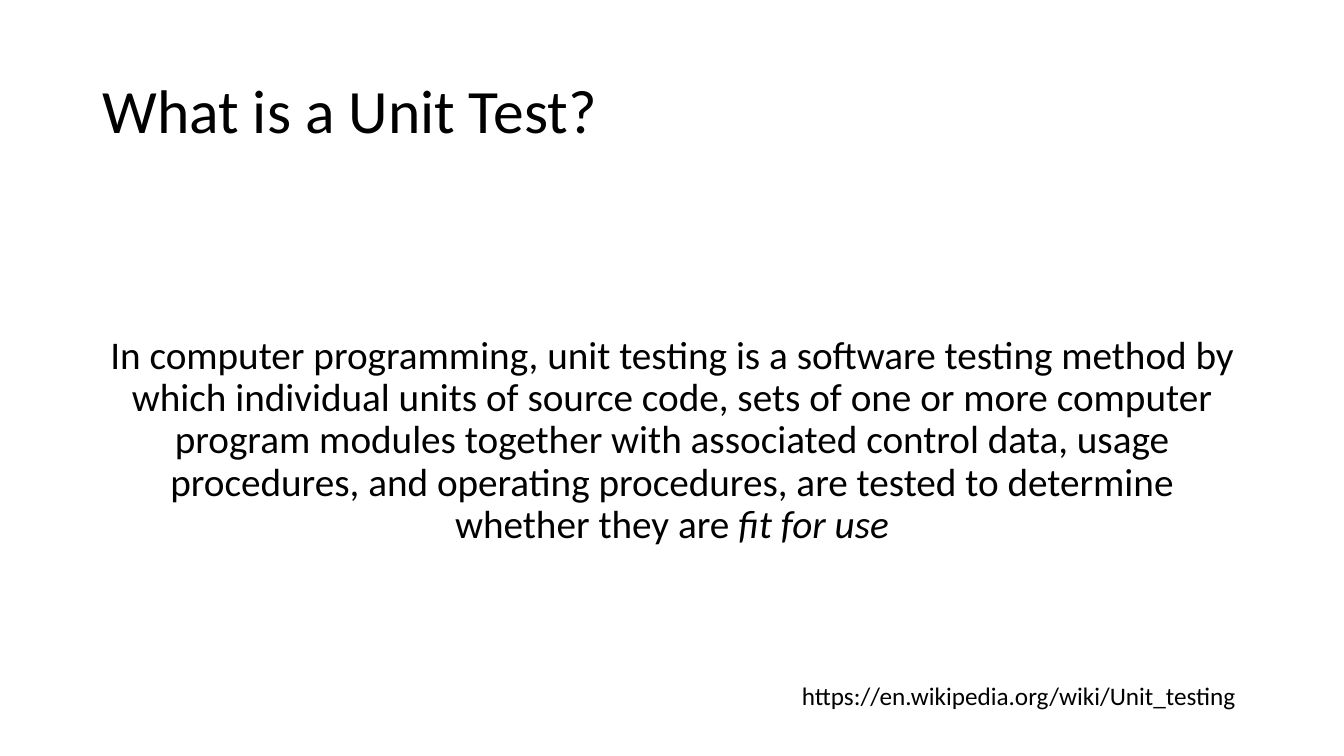
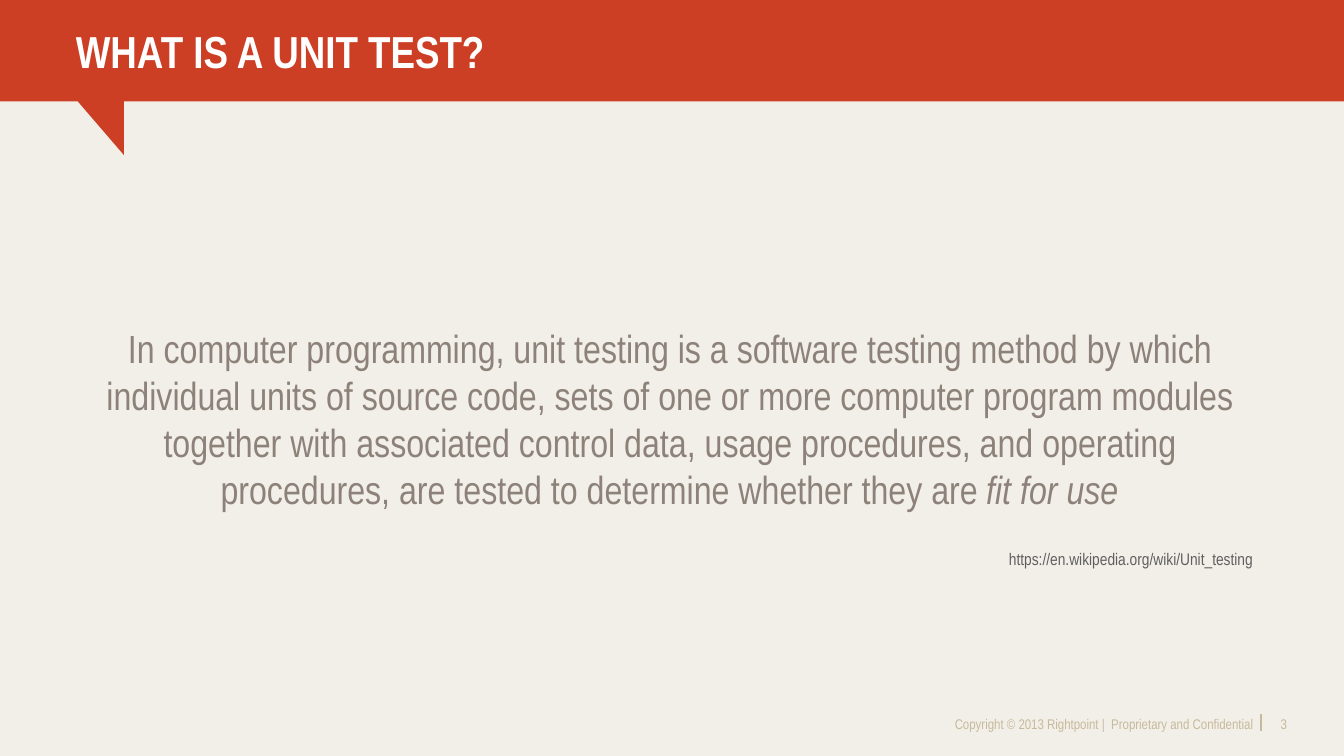
Before and after one commit to DrewNull/bff-unit-testing-in-mstest, a slide deck: slide 3 of BFF.UnitTestingInMSTest/BFF-UnitTestingInMSTest.pptx. Drawn at 1344x756 pixels with LibreOffice and Linux fonts; fonts in the diff are those of the drawing; background and template pictures are left out. Boxes give left, top, right and bottom in pixels: in the first picture for what was removed or moved away, otherwise in the second. Text is boxed around its words. In the diff, an @@ line names an element or a change of style, - is before the commit and + after.

```diff
--- a/BFF.UnitTestingInMSTest/BFF-UnitTestingInMSTest.pptx
+++ b/BFF.UnitTestingInMSTest/BFF-UnitTestingInMSTest.pptx
@@ background #FFFFFF to #F2EFE8 @@
@@ freeform shape added at <box>0,0,1344,155</box>, fill #CD3F25 @@
@@ title at <box>76,36,484,69</box>: text changed; size 44 to 32 pt; font Calibri to Arial Narrow; text colour #000000 to #FFFFFF; bold on @@
-What is a Unit Test?
+WHAT IS A UNIT TEST?
@@ text "In computer programming, unit testing ...": place and size @@
-text "In computer programming, unit testing ..." at <box>110,341,1234,545</box>
+text "In computer programming, unit testing ..." at <box>106,334,1233,512</box>
@@ text "In computer programming, unit testing ..." at <box>106,334,1233,512</box>: font Calibri to Arial Narrow, text colour #000000 to #8D827A; line spacing 0.9 to 1; more space between paragraphs @@
@@ text "https://en.wikipedia.org/wiki/Unit_testing": place and size @@
-text "https://en.wikipedia.org/wiki/Unit_testing" at <box>802,687,1235,710</box>
+text "https://en.wikipedia.org/wiki/Unit_testing" at <box>1009,553,1253,569</box>
@@ text "https://en.wikipedia.org/wiki/Unit_testing" at <box>1009,553,1253,569</box>: size 18 to 12 pt, font Calibri to Arial Narrow, text colour #000000 to #5F5F5F; alignment left to right @@
@@ text added at <box>955,719,1253,732</box>, 10 pt, text #C7BA9C @@
+Copyright © 2013 Rightpoint | Proprietary and Confidential
@@ line added from (1261, 715) to (1261, 732), #C7BA9C 1 pt @@
@@ page number added at <box>1281,719,1287,729</box>, 10 pt, text #C7BA9C @@
+3
```
Also in this commit, not shown: 10 other slides changed, 8 slides added, 2 slides removed.
